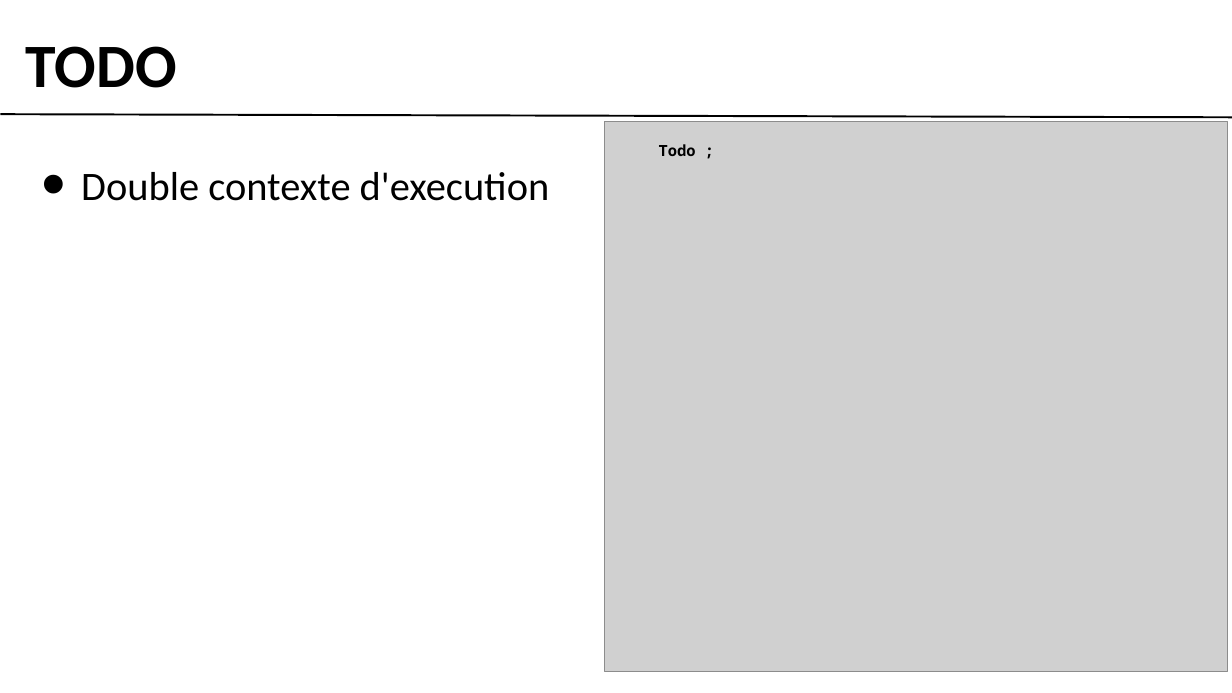
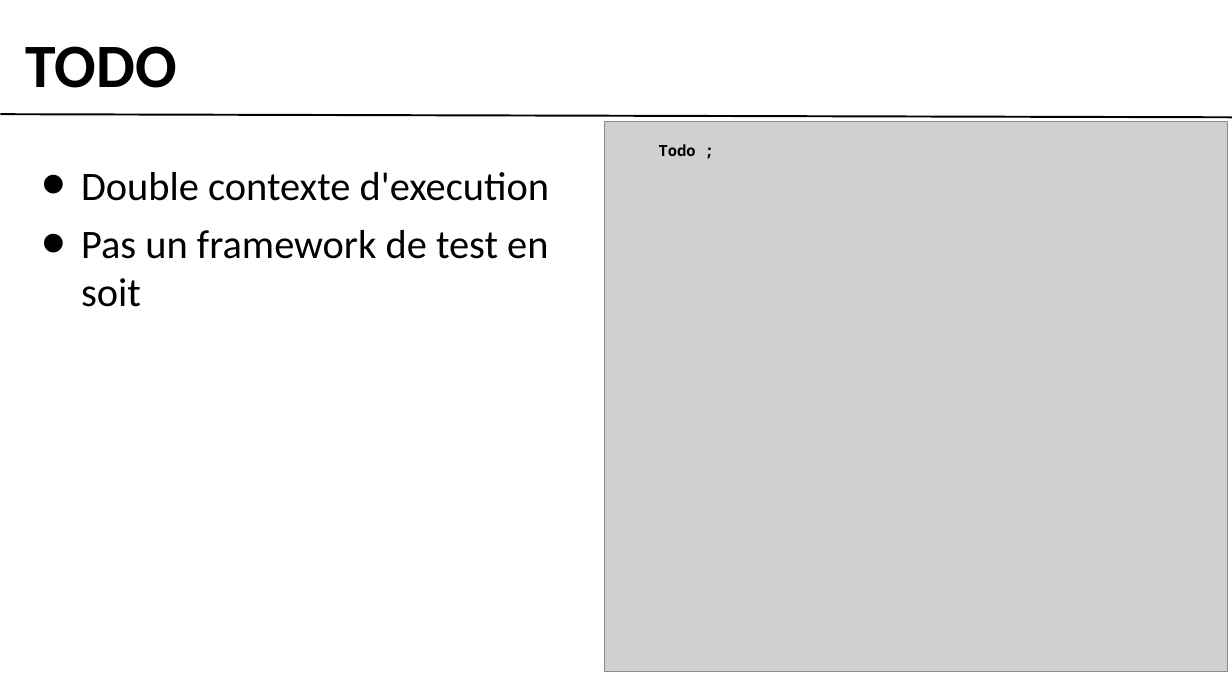
Before and after one commit to gobengo/devoxx-panorama-js-testing, a slide deck: slide 7 of doc/phantom_part.ppt (slide 6 before the commit). Drawn at 1232x693 pixels with LibreOffice and Linux fonts; fonts in the diff are those of the drawing; grey boxes stand for pictures; background and template pictures are left out. Boxes give left, top, right and bottom in pixels: in the first picture for what was removed or moved away, otherwise in the second. Text is boxed around its words. In the diff, an @@ line names an element or a change of style, - is before the commit and + after.

```diff
--- a/doc/phantom_part.ppt
+++ b/doc/phantom_part.ppt
@@ text at [81, 230, 548, 307]: paragraph added @@
+• Pas un framework de test en soit
```
Also in this commit, not shown: 2 other slides changed, 1 slide added, 1 other file.
